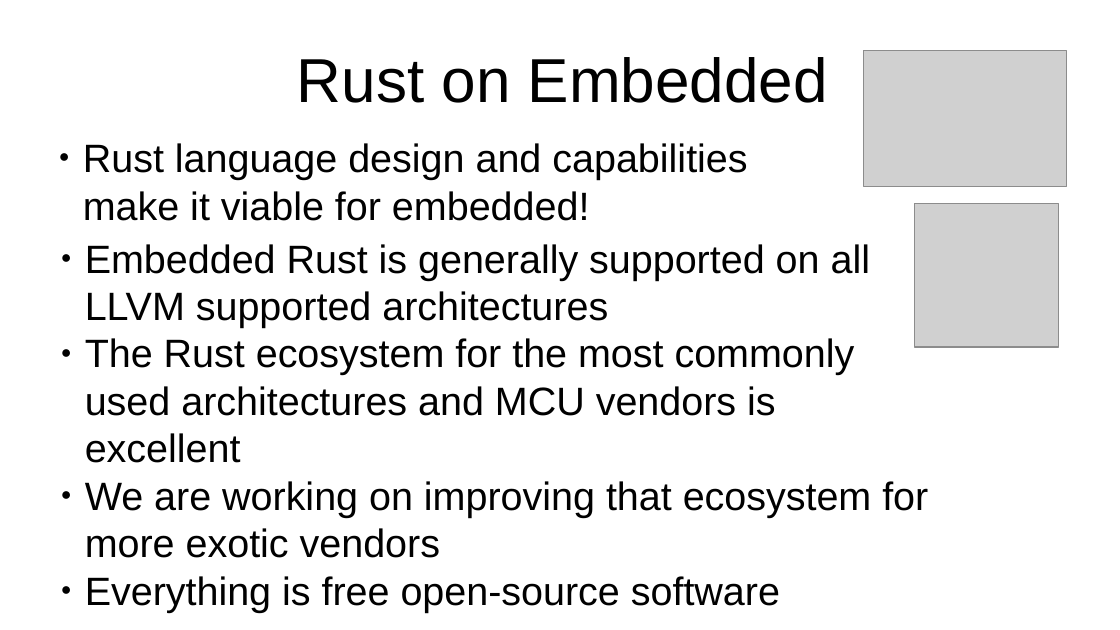
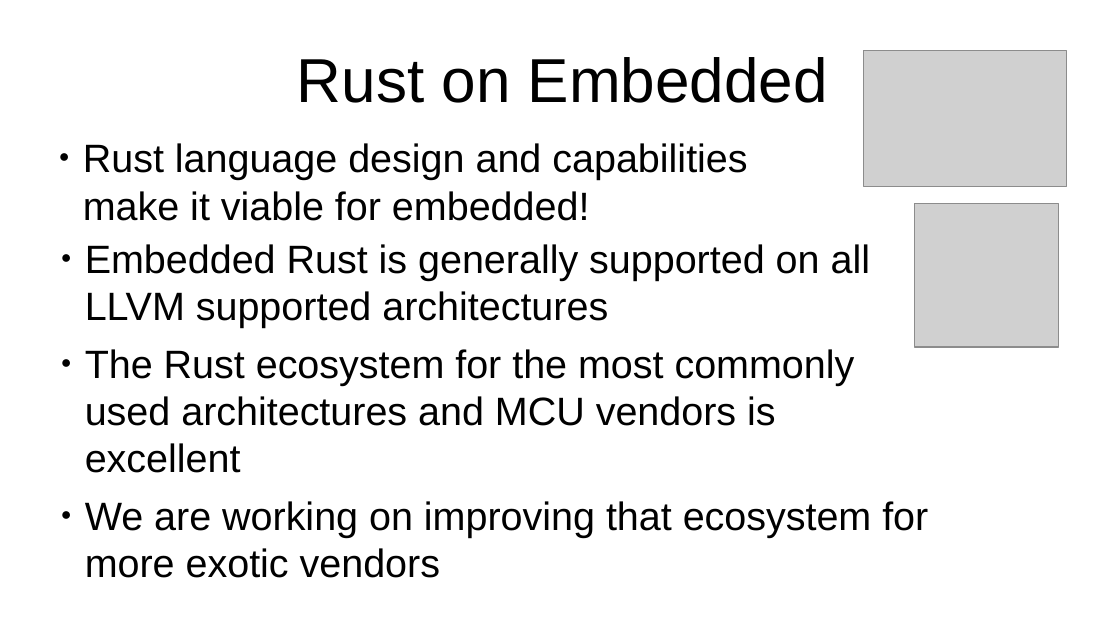
Before and after one commit to us-irs/embedded-rust-workshop, a slide deck: slide 3 of slides/embedded-rust-workshop.odp. Drawn at 1120x630 pixels with LibreOffice and Linux fonts; fonts in the diff are those of the drawing; grey boxes stand for pictures. Boxes give left, top, right and bottom in pixels: in the first picture for what was removed or moved away, otherwise in the second. Text is boxed around its words. In the diff, an @@ line names an element or a change of style, - is before the commit and + after.

```diff
--- a/slides/embedded-rust-workshop.odp
+++ b/slides/embedded-rust-workshop.odp
@@ text "Embedded Rust is generally supported ..." at (x1=85, y1=244, x2=928, y2=578): more space between paragraphs @@
@@ text at (x1=85, y1=576, x2=780, y2=612): paragraph removed @@
-● Everything is free open-source software
```
Also in this commit, not shown: 2 other slides changed, 3 slides added.
